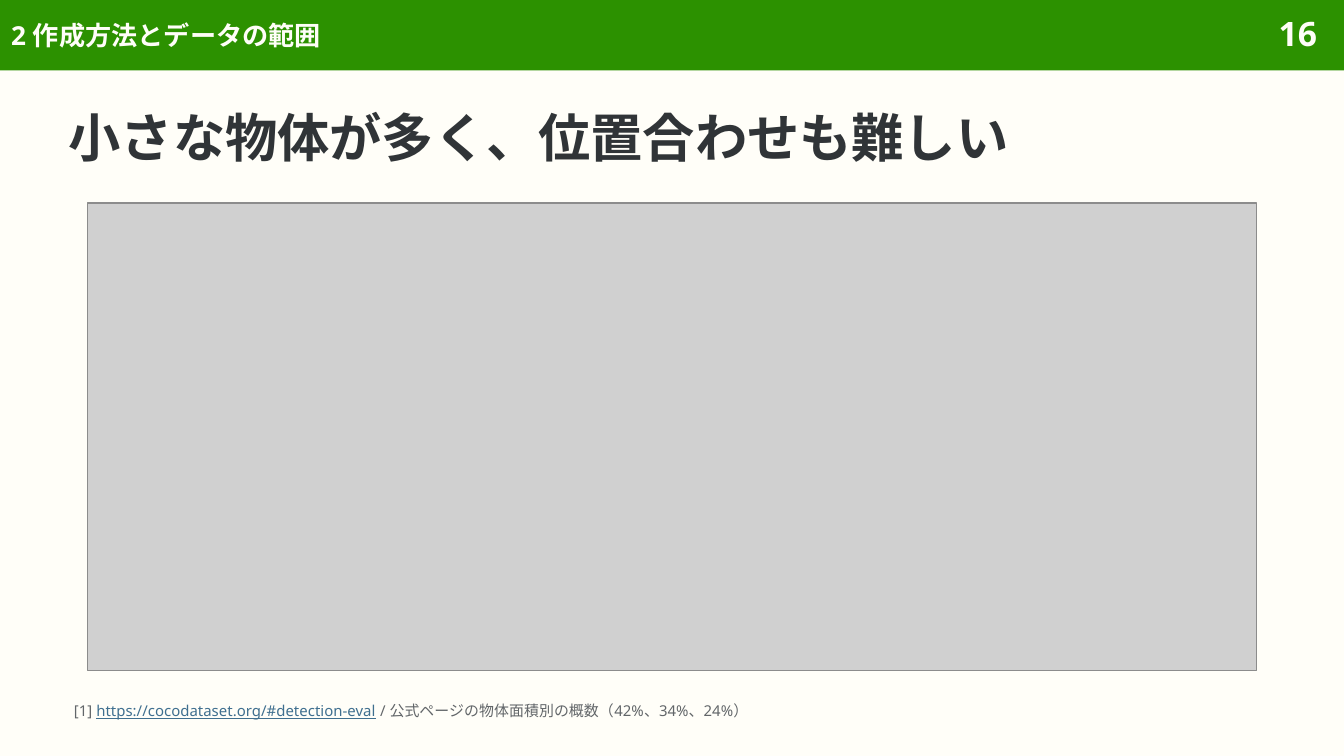
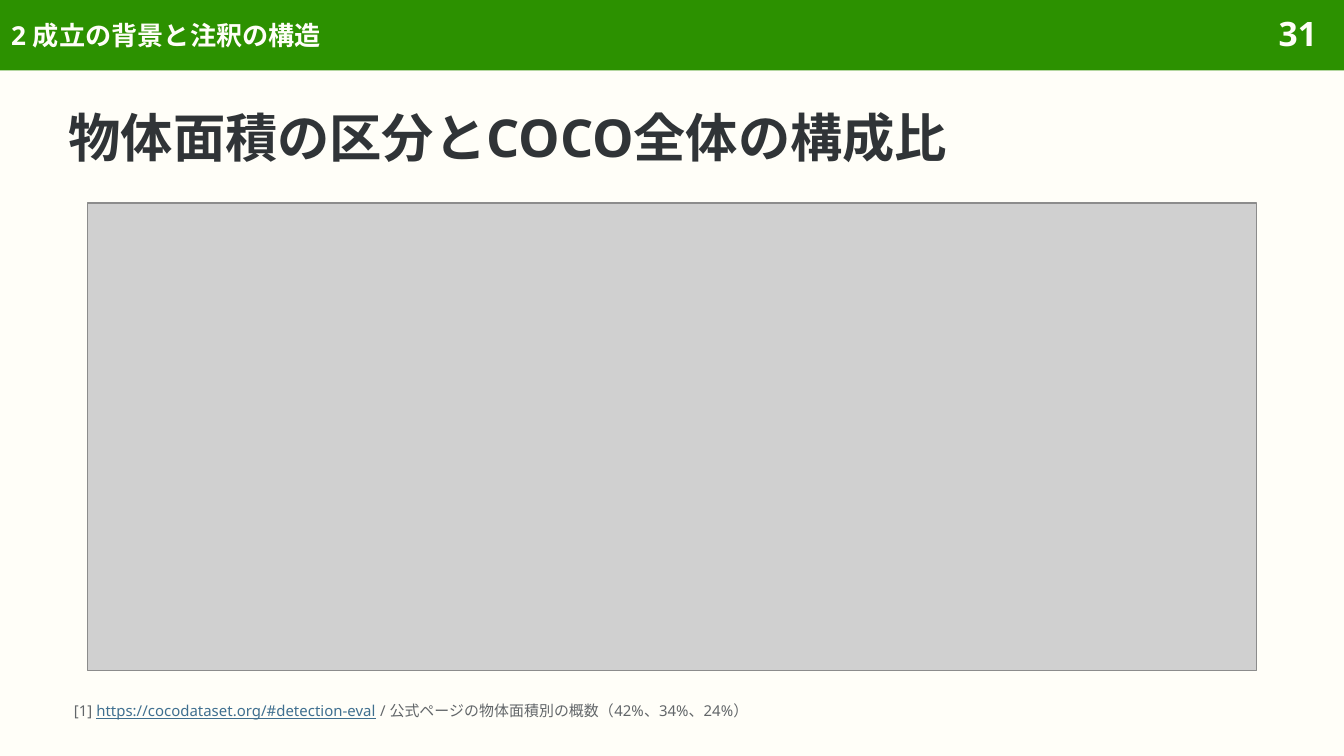
Before and after one commit to sasakiy84/datasets-in-10-minutes, a slide deck: slide 31 of slides/datasets-in-10-minutes-coco.pptx (slide 16 before the commit). Drawn at 1344x756 pixels with LibreOffice and Linux fonts; fonts in the diff are those of the drawing; grey boxes stand for pictures. Boxes give left, top, right and bottom in pixels: in the first picture for what was removed or moved away, otherwise in the second. Text is boxed around its words. In the diff, an @@ line names an element or a change of style, - is before the commit and + after.

```diff
--- a/slides/datasets-in-10-minutes-coco.pptx
+++ b/slides/datasets-in-10-minutes-coco.pptx
@@ title at [11, 22, 321, 48]: text changed @@
-2 作成方法とデータの範囲
+2 成立の背景と注釈の構造
@@ page number at [1279, 21, 1317, 47]: text changed @@
-16
+31
@@ title at [69, 112, 947, 162]: text changed @@
-小さな物体が多く、位置合わせも難しい
+物体面積の区分とCOCO全体の構成比
```
Also in this commit, not shown: 32 other slides changed, 22 slides added, 4 other files.
